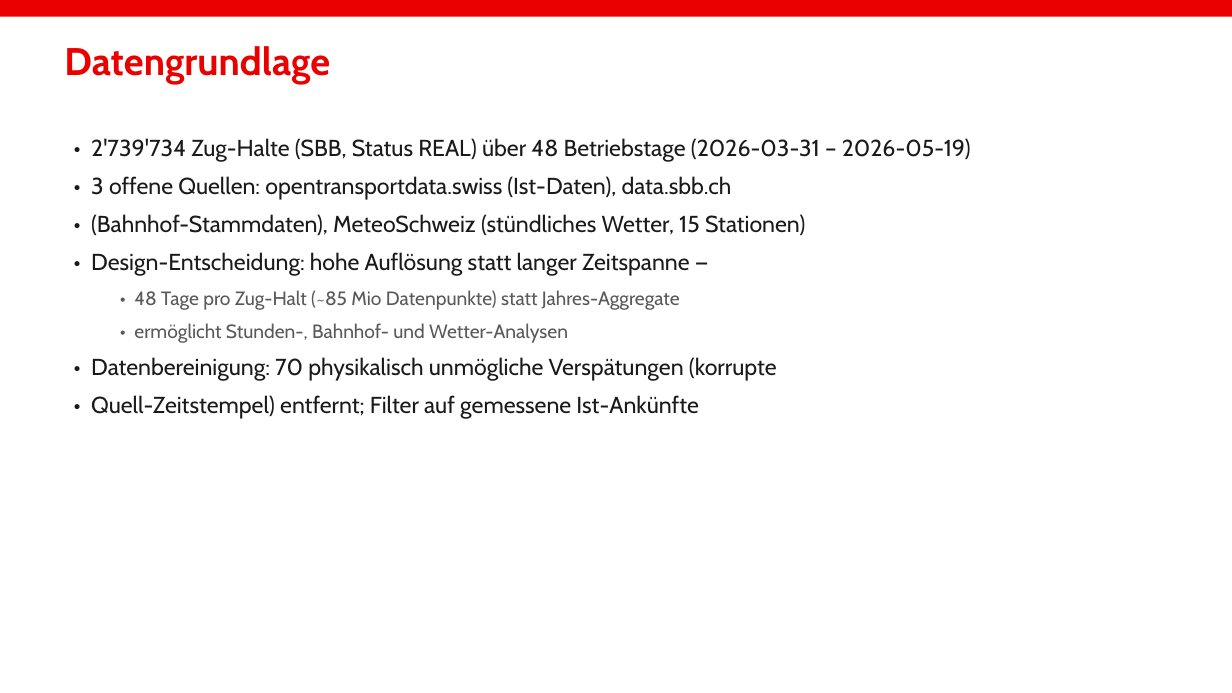
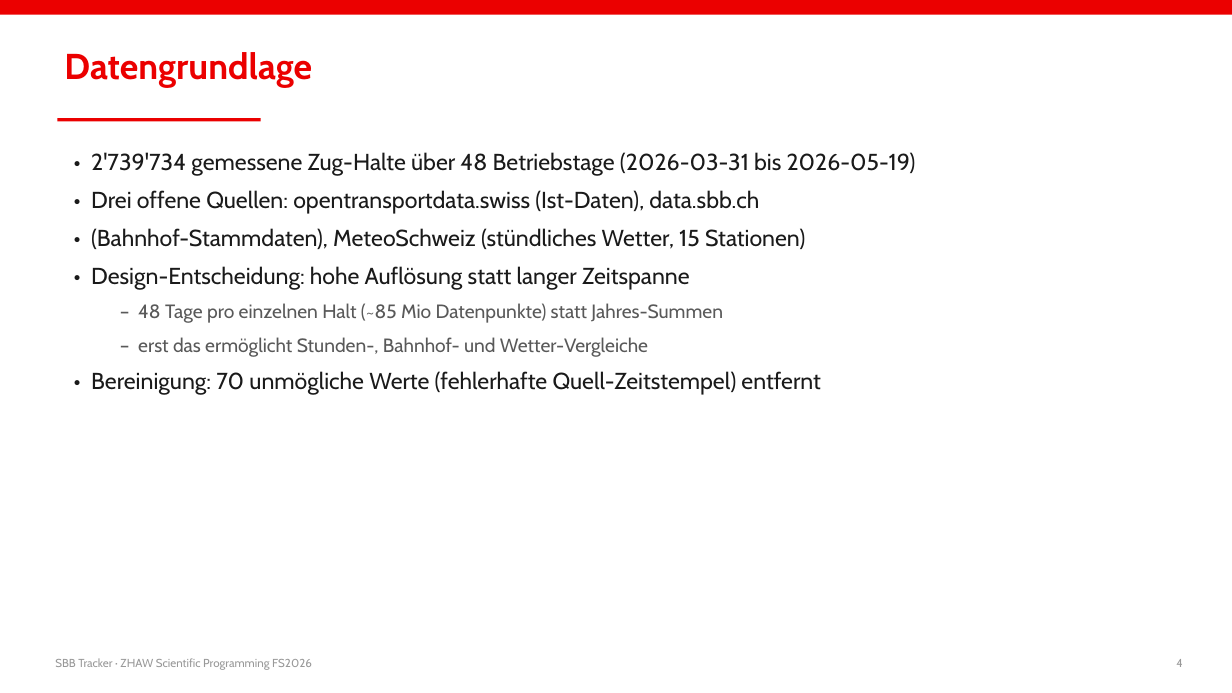
Before and after one commit to Mrgincinamon/SBB-Tracking, a slide deck: slide 4 of presentation/SBB_Tracker_Praesentation.pptx. Drawn at 1232x693 pixels with LibreOffice and Linux fonts; fonts in the diff are those of the drawing. Boxes give left, top, right and bottom in pixels: in the first picture for what was removed or moved away, otherwise in the second. Text is boxed around its words. In the diff, an @@ line names an element or a change of style, - is before the commit and + after.

```diff
--- a/presentation/SBB_Tracker_Praesentation.pptx
+++ b/presentation/SBB_Tracker_Praesentation.pptx
@@ text "Datengrundlage" at bbox=[64, 52, 312, 88]: size 30 to 28 pt @@
@@ rectangle added at bbox=[57, 118, 261, 121], fill #EB0000 @@
@@ text "• 2'739'734 gemessene Zug-Halte über ...": place and size @@
-text "• 2'739'734 gemessene Zug-Halte über ..." at bbox=[91, 138, 971, 419]
+text "• 2'739'734 gemessene Zug-Halte über ..." at bbox=[91, 152, 916, 395]
@@ text at bbox=[91, 152, 916, 214]: text changed @@
-• 2'739'734 Zug-Halte (SBB, Status REAL) über 48 Betriebstage (2026-03-31 – 2026-05-19)
-• 3 offene Quellen: opentransportdata.swiss (Ist-Daten), data.sbb.ch
+• 2'739'734 gemessene Zug-Halte über 48 Betriebstage (2026-03-31 bis 2026-05-19)
+• Drei offene Quellen: opentransportdata.swiss (Ist-Daten), data.sbb.ch
@@ text at bbox=[91, 266, 820, 395]: text changed @@
-• Design-Entscheidung: hohe Auflösung statt langer Zeitspanne —
-  • 48 Tage pro Zug-Halt (~85 Mio Datenpunkte) statt Jahres-Aggregate
-  • ermöglicht Stunden-, Bahnhof- und Wetter-Analysen
-• Datenbereinigung: 70 physikalisch unmögliche Verspätungen (korrupte
-• Quell-Zeitstempel) entfernt; Filter auf gemessene Ist-Ankünfte
+• Design-Entscheidung: hohe Auflösung statt langer Zeitspanne
+  – 48 Tage pro einzelnen Halt (~85 Mio Datenpunkte) statt Jahres-Summen
+  – erst das ermöglicht Stunden-, Bahnhof- und Wetter-Vergleiche
+• Bereinigung: 70 unmögliche Werte (fehlerhafte Quell-Zeitstempel) entfernt
@@ text added at bbox=[55, 658, 312, 670], 9 pt, text #999999 @@
+SBB Tracker · ZHAW Scientific Programming FS2026
@@ text added at bbox=[1176, 659, 1182, 667], 9 pt, text #999999 @@
+4
```
Also in this commit, not shown: 13 other slides changed, 2 slides added, 2 slides removed, 1 other file.
